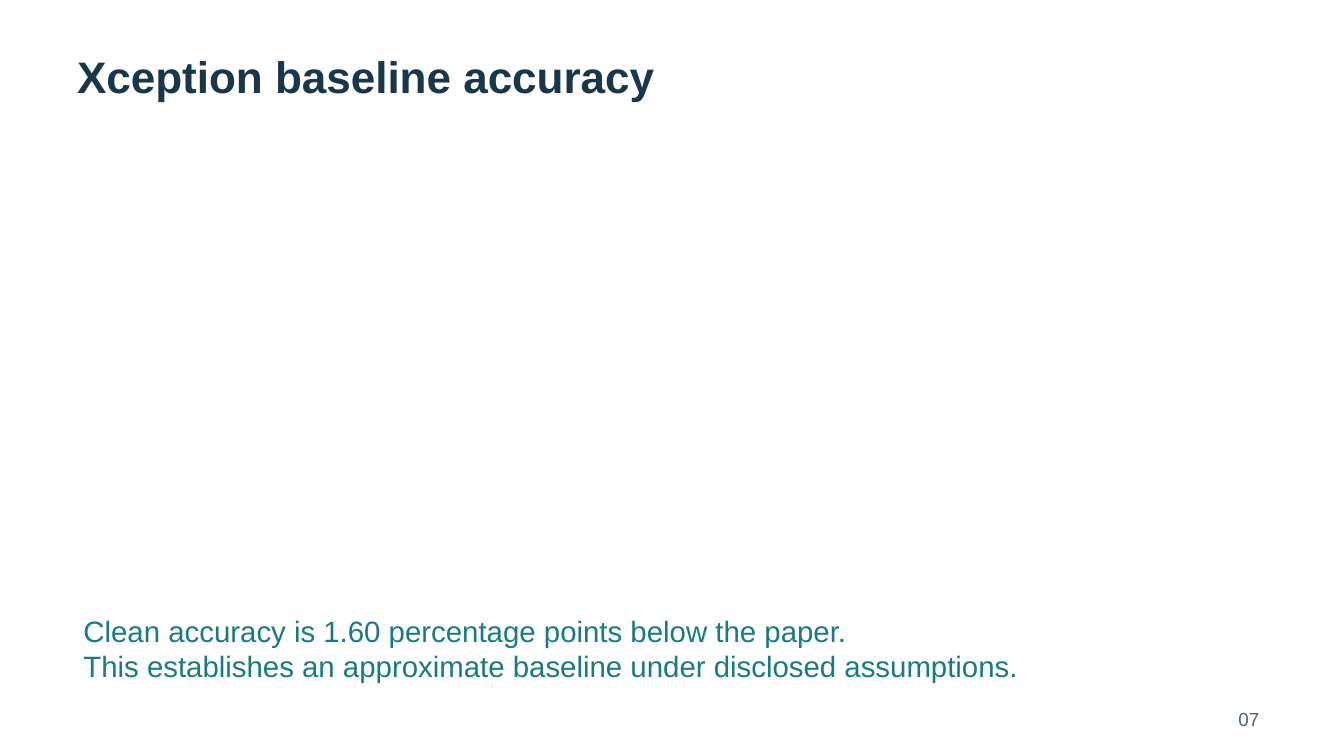
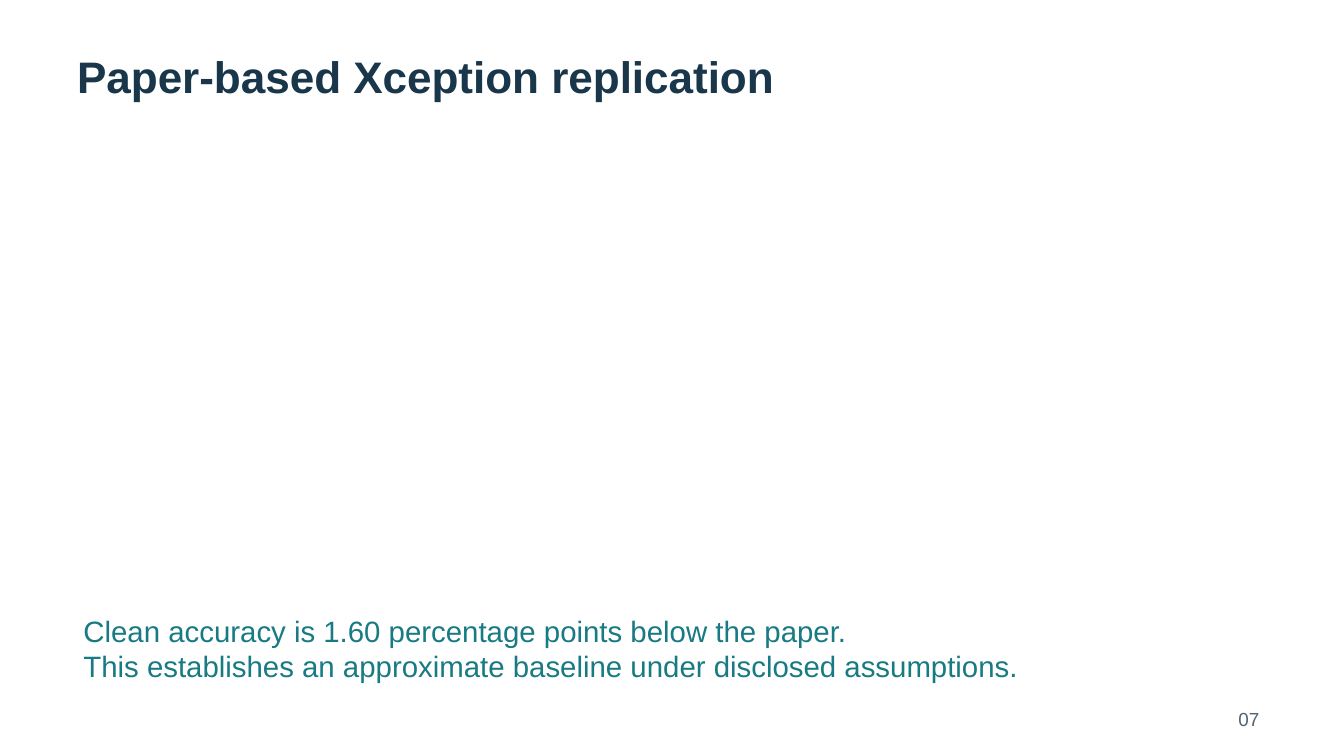
Before and after one commit to visheshrao17/ComputerVision_Prj, a slide deck: slide 7 of deliverables/final_evaluation/Brain_MRI_Final_Presentation.pptx. Drawn at 1344x756 pixels with LibreOffice and Linux fonts; fonts in the diff are those of the drawing. Boxes give left, top, right and bottom in pixels: in the first picture for what was removed or moved away, otherwise in the second. Text is boxed around its words. In the diff, an @@ line names an element or a change of style, - is before the commit and + after.

```diff
--- a/deliverables/final_evaluation/Brain_MRI_Final_Presentation.pptx
+++ b/deliverables/final_evaluation/Brain_MRI_Final_Presentation.pptx
@@ text at box(77, 61, 773, 101): text changed @@
-Xception baseline accuracy
+Paper-based Xception replication
```
Also in this commit, not shown: 7 other slides changed, 5 slides added, 8 slides removed, 2 other files.
